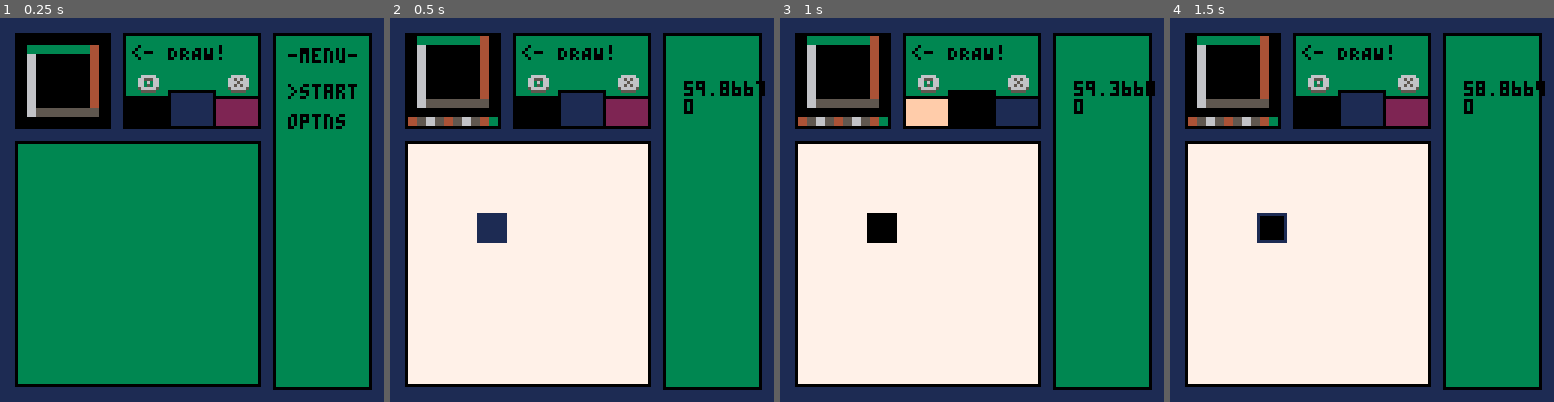
Above: before the commit, frames 1-4 (left to right).
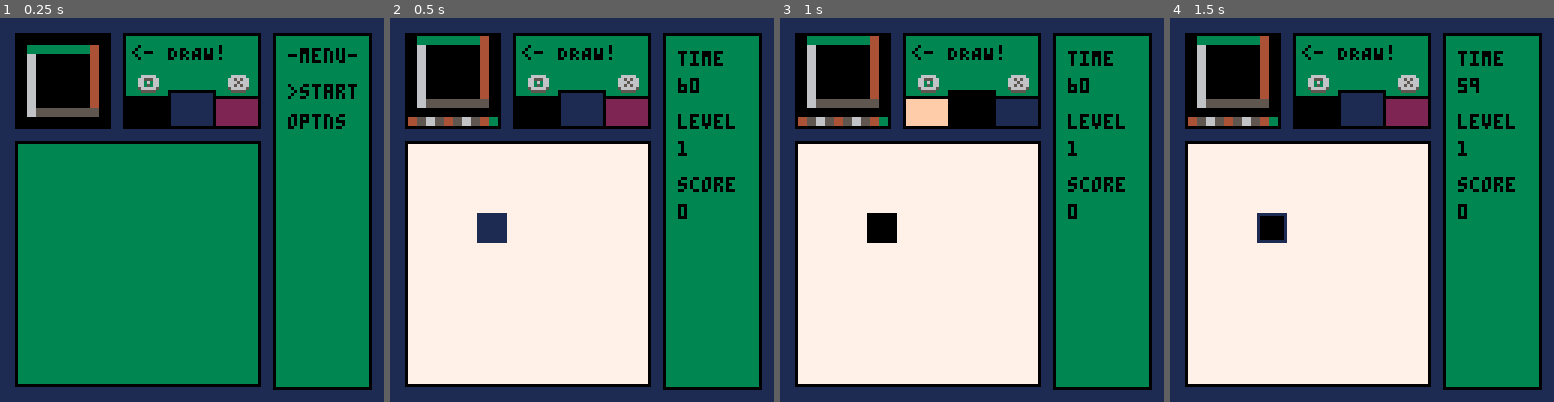
Above: after the commit, the same moments.

Repository: appellatebaton0/siege-6
Game: PICO-8 cartridge siege6.p8
The game is run twice, just before and just after one commit, with the same random seed, the same clock (stepped at 60 frames per second) and the same inputs.
Inputs:
- Up to frame 1 (0.25 s): no input
- Up to frame 2 (0.5 s): tap X (X key) at 0.33 s
- Up to frame 3 (1 s): tap O (Z key) at 0.7 s
- Up to frame 4 (1.5 s): tap X (X key) at 1.07 s

Frame 1 is identical in both runs. In frame 2, 1.4% of the frame differs, in the area x 75-98%, y 8-53%; in frame 3, 1.4%; in frame 4, 1.4%.

Commit message:
v0.13 - Scoreboard
Made a basic scoreboard that displays when you're in a game.

Diff:
--- a/siege6.lua
+++ b/siege6.lua
@@ -306,8 +306,15 @@
     end,
 
     draw_scoreboard=function (this)
-        print(state.draw_time, this.x + 7, this.y + 16, 0)
-        print(state.score, this.x + 7, this.y + 22, 0)
+
+        print("time", this.x + 5, this.y + 6, 0)
+        print(ceil(state.draw_time), this.x + 5, this.y + 15)
+
+        print("level", this.x + 5, this.y + 27)
+        print(state.current_level, this.x + 5, this.y + 36)
+
+        print("score", this.x + 5, this.y + 48)
+        print(state.score, this.x + 5, this.y + 57, 0)
     end,
 
     _update=function(this)
